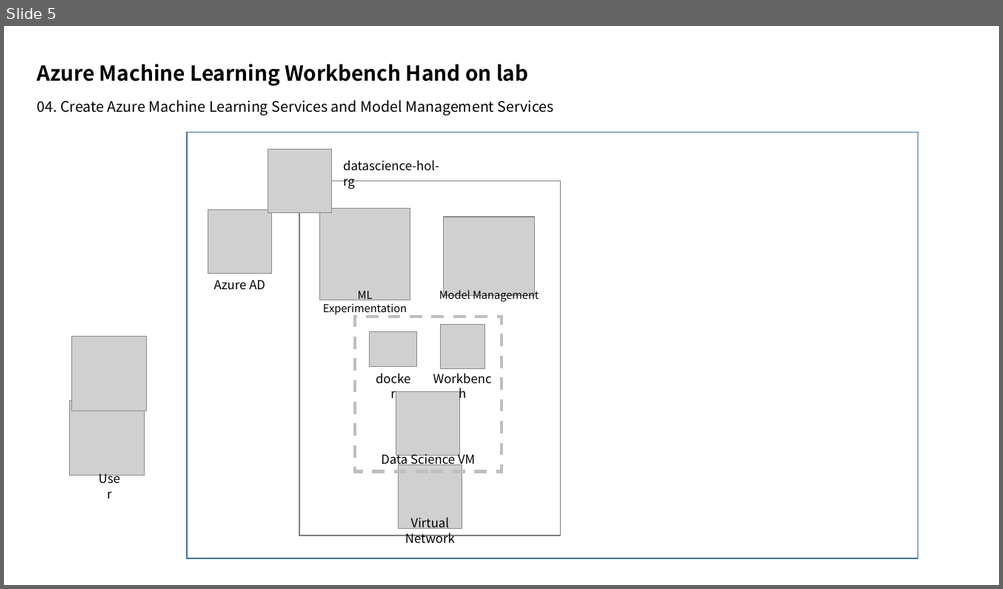
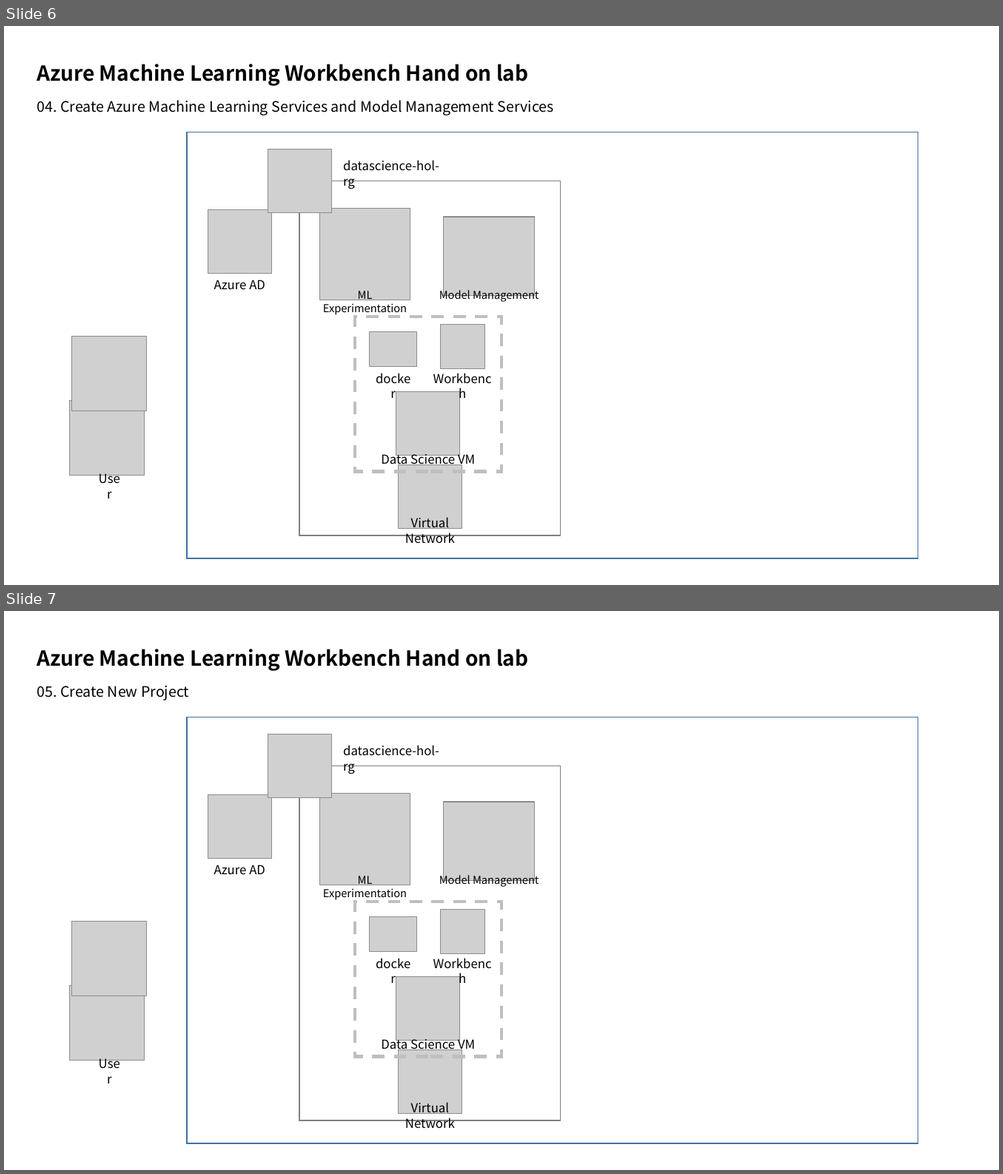
Before and after one commit to xlegend1024/az-amlw-hol, a slide deck: az-amlw-hol-arch.pptx. Shown one above the other, each under a label of ours: slide 5 before the commit, slides 6 and 7 after it. The pictures are 1003x589 and 1003x1174 pixels, drawn with LibreOffice and Linux fonts; fonts in the diff are those of the drawing; grey boxes stand for pictures. Boxes give left, top, right and bottom in pixels: in the first picture for what was removed or moved away, otherwise in the second. Text is boxed around its words. In the diff, an @@ line names an element or a change of style, - is before the commit and + after.

```diff
--- a/az-amlw-hol-arch.pptx
+++ b/az-amlw-hol-arch.pptx
@@ slide 7 added at (x1=4, y1=611, x2=999, y2=1170), background #FFFFFF @@
@@ title added at (x1=37, y1=649, x2=528, y2=671), 20 pt, text #000000, bold @@
+Azure Machine Learning Workbench Hand on lab
@@ text added at (x1=37, y1=686, x2=189, y2=701), 14 pt, text #000000 @@
+05. Create New Project
@@ rectangle added at (x1=187, y1=717, x2=918, y2=1144), outline #43739E 1 pt @@
@@ picture added at (x1=267, y1=734, x2=331, y2=797) @@
@@ text added at (x1=343, y1=745, x2=439, y2=775), 12 pt, text #000000 @@
+datascience-hol-rg
@@ rectangle added at (x1=299, y1=766, x2=560, y2=1121), outline #808080 1 pt @@
@@ picture added at (x1=208, y1=795, x2=271, y2=858) @@
@@ picture added at (x1=319, y1=793, x2=410, y2=886) @@
@@ picture added at (x1=444, y1=802, x2=535, y2=881) @@
@@ text added at (x1=214, y1=865, x2=265, y2=875), 12 pt, text #000000 @@
+Azure AD
@@ text added at (x1=323, y1=876, x2=407, y2=900), 10.5 pt, text #000000 @@
+ML Experimentation
@@ text added at (x1=439, y1=874, x2=538, y2=888), 10.5 pt, text #000000 @@
+Model Management
@@ picture added at (x1=72, y1=921, x2=147, y2=996) @@
@@ rectangle added at (x1=355, y1=902, x2=502, y2=1057), outline #BFBFBF 3 pt dashed @@
@@ picture added at (x1=370, y1=917, x2=417, y2=952) @@
@@ picture added at (x1=441, y1=909, x2=484, y2=954) @@
@@ text added at (x1=367, y1=953, x2=421, y2=975), 12 pt, text #000000 @@
+docker
@@ text added at (x1=423, y1=953, x2=503, y2=975), 12 pt, text #000000 @@
+Workbench
@@ picture added at (x1=70, y1=986, x2=145, y2=1061) @@
@@ picture added at (x1=396, y1=977, x2=460, y2=1040) @@
@@ text added at (x1=89, y1=1053, x2=129, y2=1075), 12 pt, text #000000 @@
+User
@@ text added at (x1=381, y1=1037, x2=475, y2=1053), 12 pt, text #000000 @@
+Data Science VM
@@ picture added at (x1=398, y1=1051, x2=461, y2=1114) @@
@@ text added at (x1=405, y1=1102, x2=455, y2=1129), 12 pt, text #000000 @@
+Virtual Network
@@ what was slide 5 is now slide 6 @@
```
Also in this commit, not shown: 3 other slides added, 8 other files.
